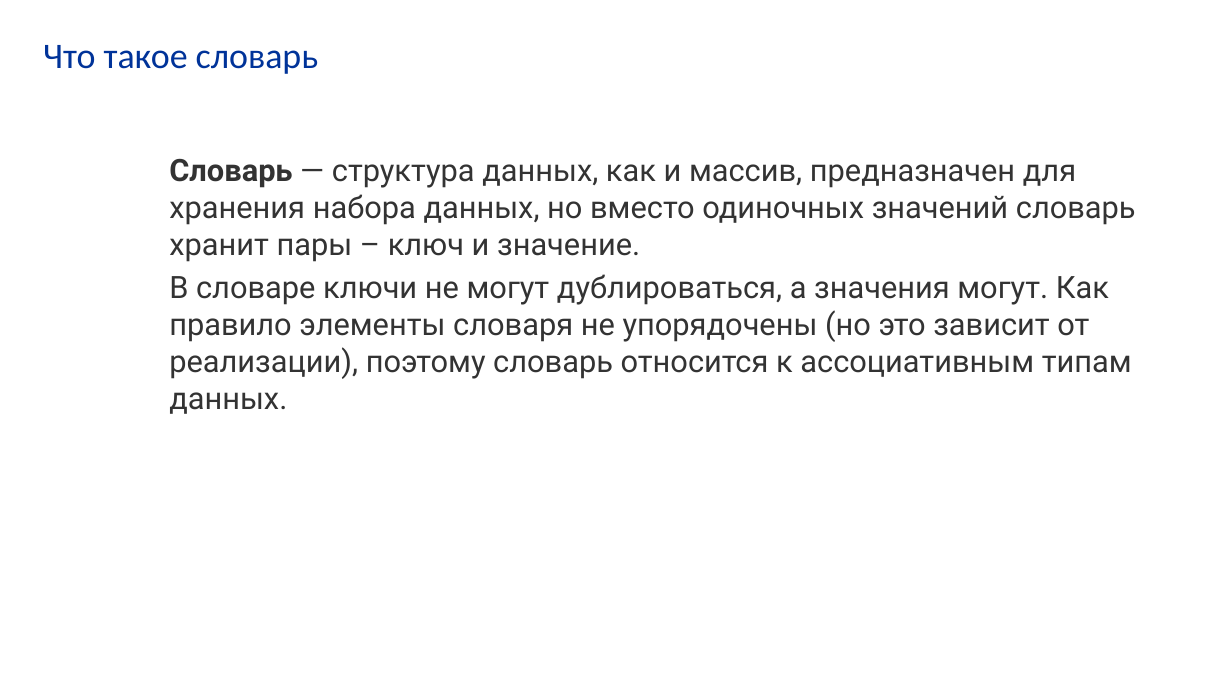
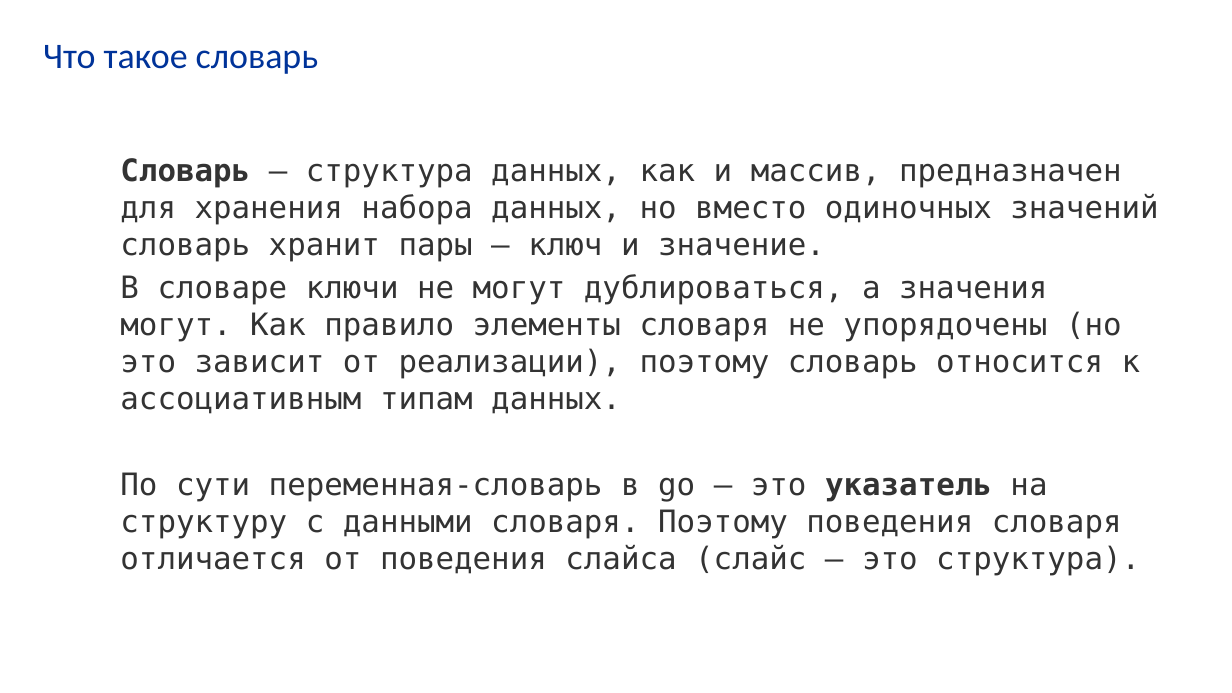
Before and after one commit to VladimirChabanov/alg_and_prog_2025, a slide deck: slide 112 of 01_lectures/lecture_06/presentation_go.pptx (slide 48 before the commit). Drawn at 1232x693 pixels with LibreOffice and Linux fonts; fonts in the diff are those of the drawing. Boxes give left, top, right and bottom in pixels: in the first picture for what was removed or moved away, otherwise in the second. Text is boxed around its words. In the diff, an @@ line names an element or a change of style, - is before the commit and + after.

```diff
--- a/01_lectures/lecture_06/presentation_go.pptx
+++ b/01_lectures/lecture_06/presentation_go.pptx
@@ text "Словарь — структура данных, как ...": place and size @@
-text "Словарь — структура данных, как ..." at (169,159,1136,414)
+text "Словарь — структура данных, как ..." at (120,158,1158,576)
@@ text at (120,158,1158,414): font Roboto to DejaVu Sans Mono in "Словарь — структура данных, как и массив, ...", "В словаре ключи не могут дублироваться, а ..." @@
@@ text at (120,472,1140,576): paragraph added @@
+По сути переменная-словарь в go – это указатель на структуру с данными словаря. Поэтому поведения словаря отличается от поведения слайса (слайс – это структура).
```
Also in this commit, not shown: 6 other slides changed, 77 slides added, 2 other files.
